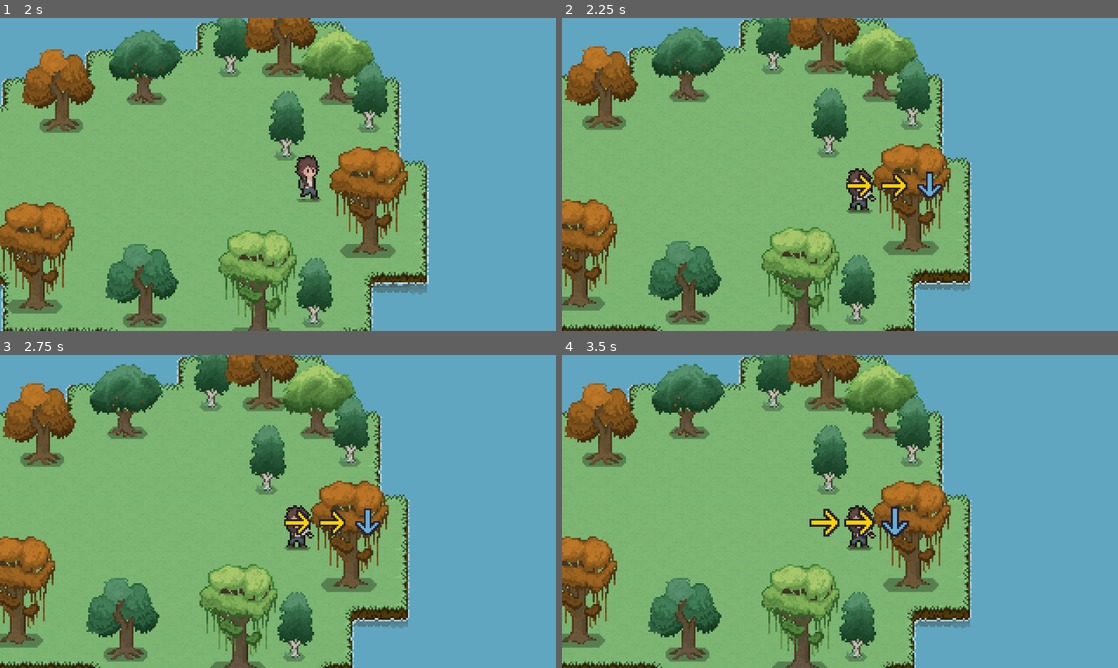
Above: before the commit, frames 1-4 (two rows, left to right).
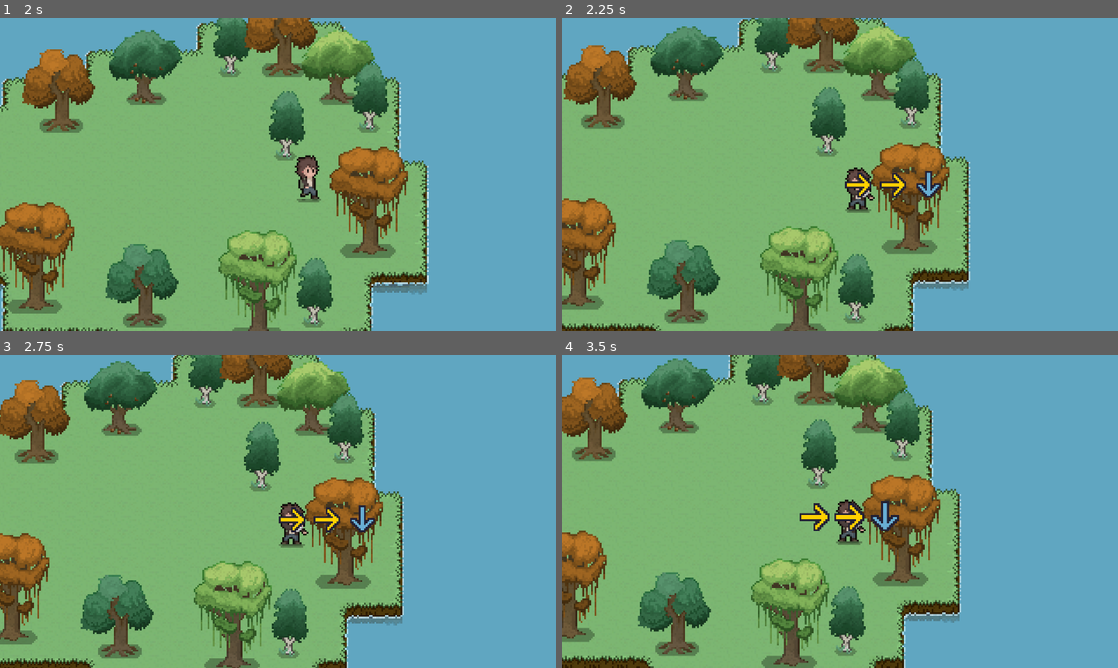
Above: after the commit, the same moments.

Repository: bonsaipropaganda/advjam2023
Game: Godot game, scene res://scenes/GUI/menus/main_menu.tscn
The game is run twice, just before and just after one commit, with the same random seed, the same clock (stepped at 60 frames per second) and the same inputs. Sound files missing from this copy of the repository are replaced by a short silence.
Inputs (mouse positions are in pixels of both pictures, inside the frame that each line leads up to):
- Up to frame 1 (2 s): click (111, 133) at 0.5 s; tap Enter at 1.25 s; hold D (keyboard_right) from 1.28 s (still down); tap E (Interact) at 1.35 s
- Up to frame 2 (2.25 s): release D (keyboard_right) at 2.03 s; hold S (keyboard_down) from 2.03 s (still down); tap Space (keyboard_space) at 2.1 s
- Up to frame 3 (2.75 s): keep holding S (keyboard_down)
- Up to frame 4 (3.5 s): release S (keyboard_down) at 2.78 s; hold D (keyboard_right) from 2.78 s (still down); tap E (Interact) at 2.85 s

Frame 1 is identical in both runs. In frame 2, 9.4% of the frame differs, in the area x 0-74%, y 0-100%; in frame 3, 18%; in frame 4, 25%.

Commit message:
change time scale on qte

Diff:
--- a/AdventureJam2023/player_attack_QTE/qte.gd
+++ b/AdventureJam2023/player_attack_QTE/qte.gd
@@ -36,7 +36,7 @@
 	spawn_qte_sprites()
 
 	#stop the time
-	Engine.time_scale = 0.0
+	Engine.time_scale = 0.1
 
 	#hey, da QTE timer!!!. AHHH!!!!, TODO: make some sorta weird shader that'll slowly make the screen go grayscale to indicate that the time's gonna run out
 	qte_timer = qte_reset_timer
